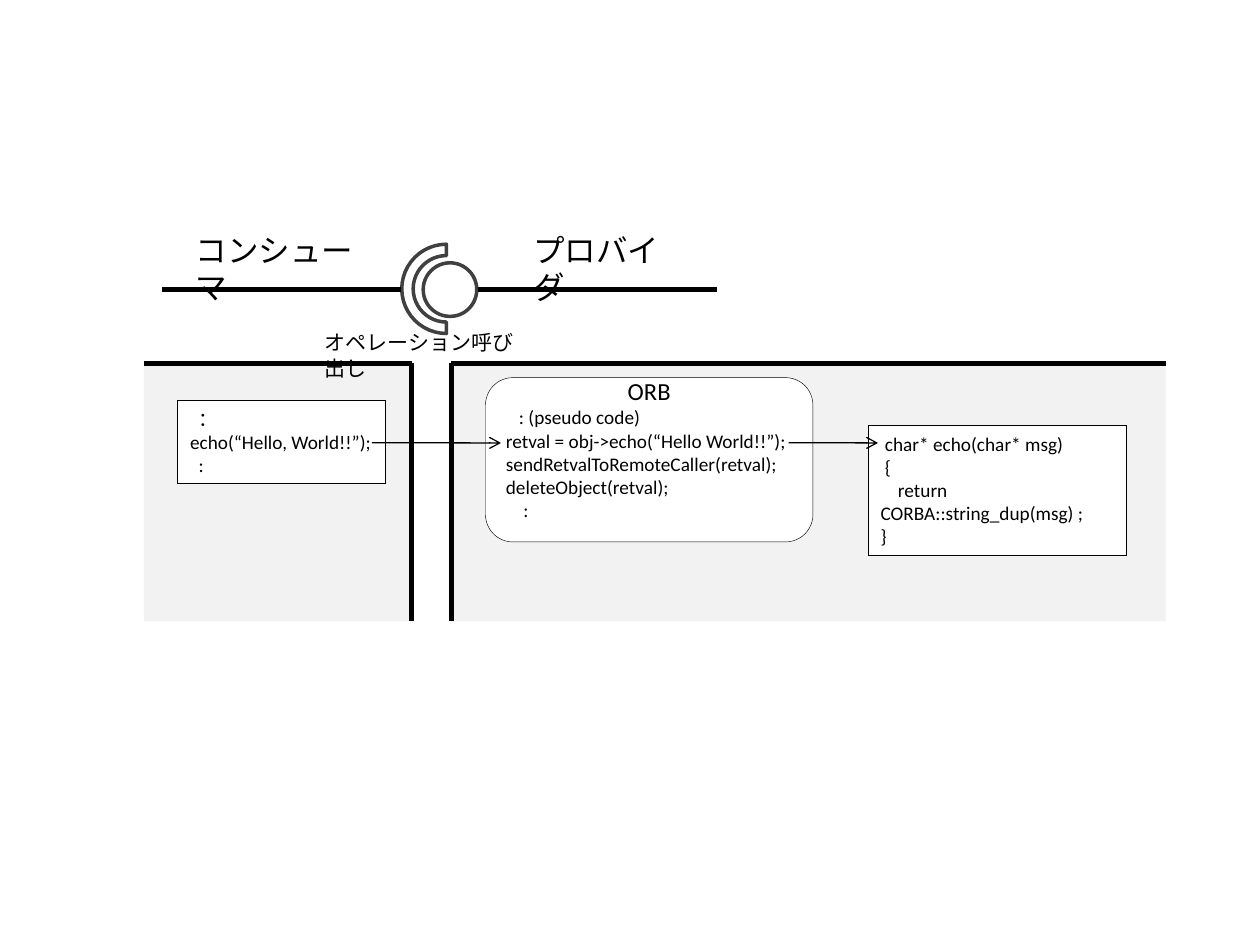
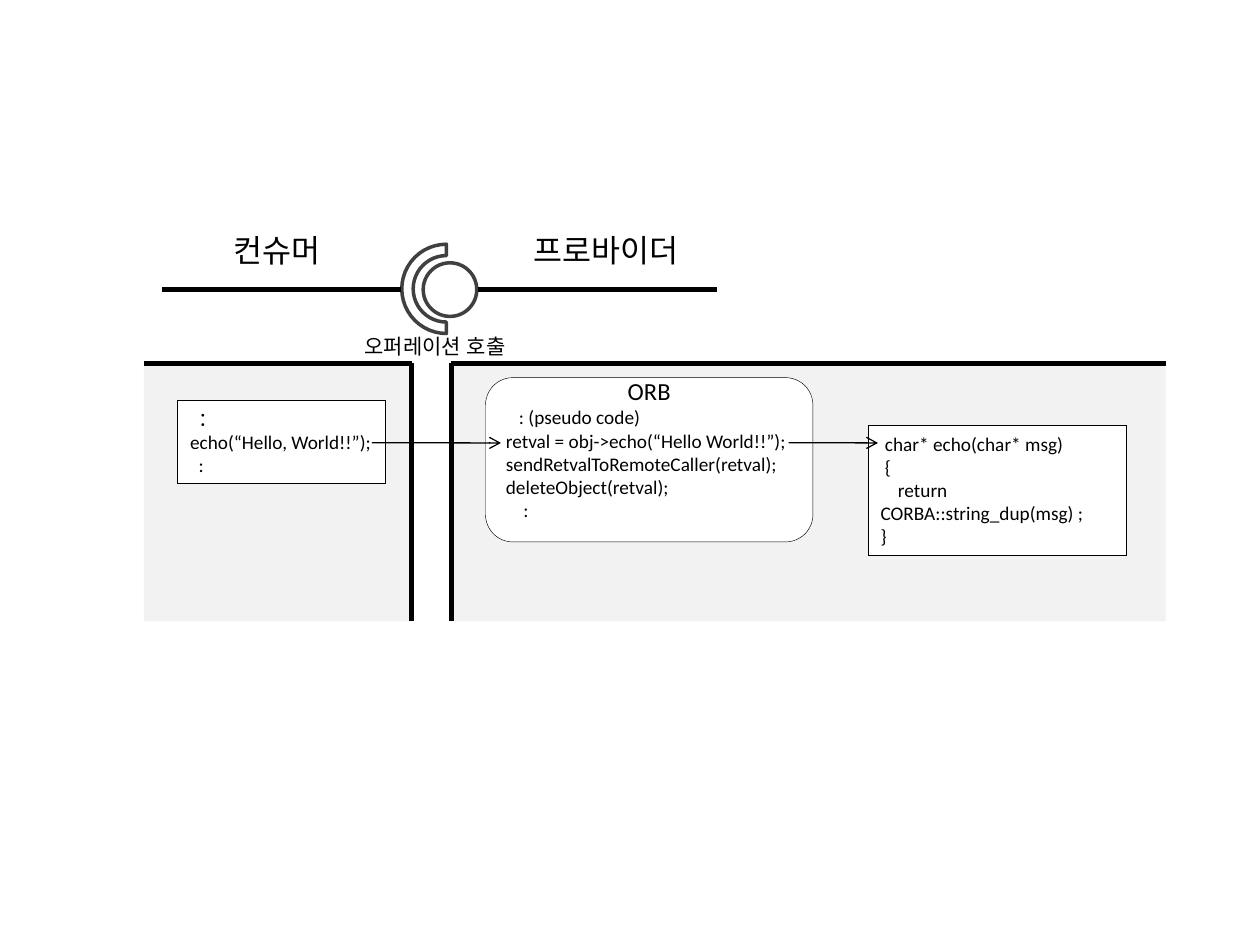
Before and after one commit to kkunita/openrtm.org, a slide deck: slide 19 of Documents/03_DevelopersGuide/01_Basic_RTC_Programming/03_ServciePort/ServicePort_Basic.pptx. Drawn at 1260x945 pixels with LibreOffice and Linux fonts; fonts in the diff are those of the drawing. Boxes give left, top, right and bottom in pixels: in the first picture for what was removed or moved away, otherwise in the second. Text is boxed around its words. In the diff, an @@ line names an element or a change of style, - is before the commit and + after.

```diff
--- a/Documents/03_DevelopersGuide/01_Basic_RTC_Programming/03_ServciePort/ServicePort_Basic.pptx
+++ b/Documents/03_DevelopersGuide/01_Basic_RTC_Programming/03_ServciePort/ServicePort_Basic.pptx
@@ text at box(234, 236, 321, 265): text changed @@
-コンシューマ
+컨슈머
@@ text at box(533, 236, 678, 265): text changed @@
-プロバイダ
+프로바이더
@@ text at box(364, 333, 506, 356): text changed @@
-オペレーション呼び出し
+오퍼레이션 호출
```
Also in this commit, not shown: 3 other slides changed, 4 slides added, 4 slides removed, 15 other files.
